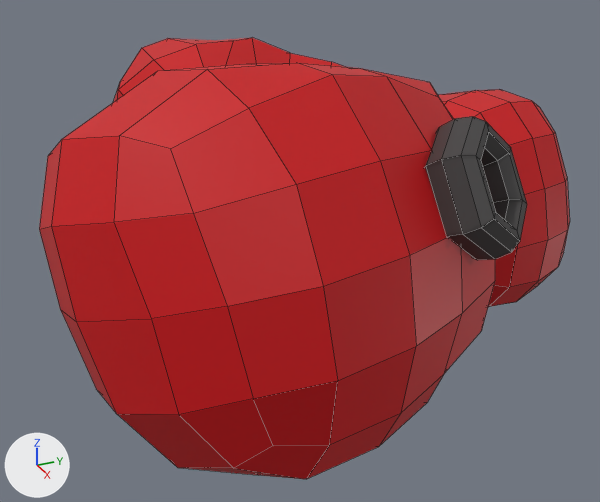
The FBX model Miscellaneous/rocketGlove/rocketGlove.fbx: old version first, new version second.
The view is the same before and after, from a 50 mm camera at (1.049, -0.732, 0.483) aimed at (-0.002, -0.259, -0.043). The axes (+X, +Y, +Z) are drawn at lower left. The lights are the same throughout. Mesh edges are drawn as thin lines. Where no turn or scale is listed for an object, it has been applied to the vertices.

The scene before the commit, as lines of its bpy script (objects in view):
```python
me_plane_002 = bpy.data.meshes.new('Plane.002')
me_plane_002.from_pydata(...)  # 270 vertices, 264 faces; spans x -31.5..25.9, y -29.2..27.3, z -17.3..63.5
me_plane_002.materials.append(mat_material_002)  # picture img_glovecolor_png
me_torus = bpy.data.meshes.new('Torus')
me_torus.from_pydata(...)  # 60 vertices, 60 faces; spans x 0.136..0.3, y -0.191..-0.027, z 0.019..0.199
me_torus.materials.append(mat_material_003)  # picture img_gloveexhaustcolor_png
ob_glove = bpy.data.objects.new('glove', me_plane_002)
ob_glove.location = (0.0, 0.0, 0.0)
ob_glove.rotation_euler = (1.571, -0.0524, 0.226)  # degrees (90, -3, 13)
ob_glove.scale = (0.01, 0.01, 0.01)
ob_gloveexhaust = bpy.data.objects.new('gloveExhaust', me_torus)
ob_gloveexhaust.location = (0.0, 0.0, 0.0)
```
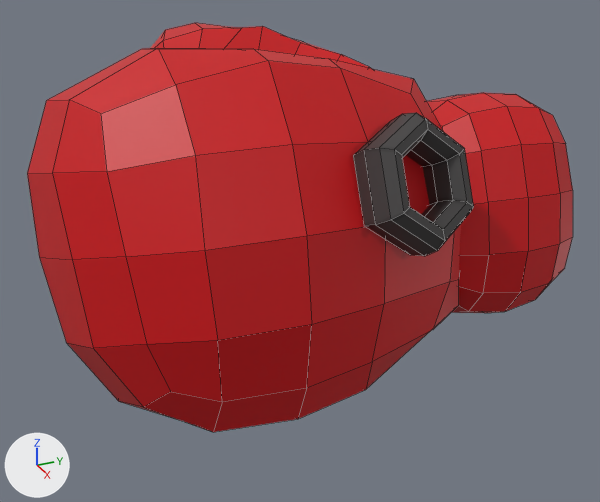
Where the newer file only moved an object's origin or applied its transform, the numbers keep the older frame.

Pixel boxes [x1, y1, x2, y2] of what changed, in the pictures (600 x 502 px):
'glove', turned, rescaled
    before: [39, 38, 570, 479]
    after: [27, 23, 573, 432]
'gloveExhaust', mesh turned
    before: [425, 116, 527, 260]
    after: [353, 113, 474, 256]

Patch to the scene script:
```diff
--- a/Miscellaneous/rocketGlove/rocketGlove.fbx.py
+++ b/Miscellaneous/rocketGlove/rocketGlove.fbx.py
@@ me_plane_002 @@
 me_plane_002.from_pydata(...)  # 270 vertices, 264 faces; spans x -31.5..25.9, y -29.2..27.3, z -17.3..63.5
 # used by ob_glove; location = (0.0, 0.0, 0.0); rotation_euler = (1.571, -0.0524, 0.226), in degrees (90, -3, 13); scale = (0.01, 0.01, 0.01)
+# me_plane_002 part 2: the whole mesh is turned 90 degrees about the x axis through the mesh origin and scaled by 0.01
 me_plane_002.materials.append(mat_material_002)
@@ me_torus @@
 me_torus.from_pydata(...)  # 60 vertices, 60 faces; spans x 0.136..0.3, y -0.191..-0.027, z 0.019..0.199
 # used by ob_gloveexhaust; location = (0.0, 0.0, 0.0)
+# me_torus part 1: the whole mesh is turned -18.8 degrees about the z axis through the mesh origin
 me_torus.materials.append(mat_material_003)
@@ ob_glove @@
 ob_glove.location = (0.0, 0.0, 0.0)
-ob_glove.rotation_euler = (1.571, -0.0524, 0.226)  # degrees (90, -3, 13)
-ob_glove.scale = (0.01, 0.01, 0.01)
+ob_glove.rotation_euler = (0.0, -0.0524, -0.101)  # degrees (0, -3, -5.8)
```
